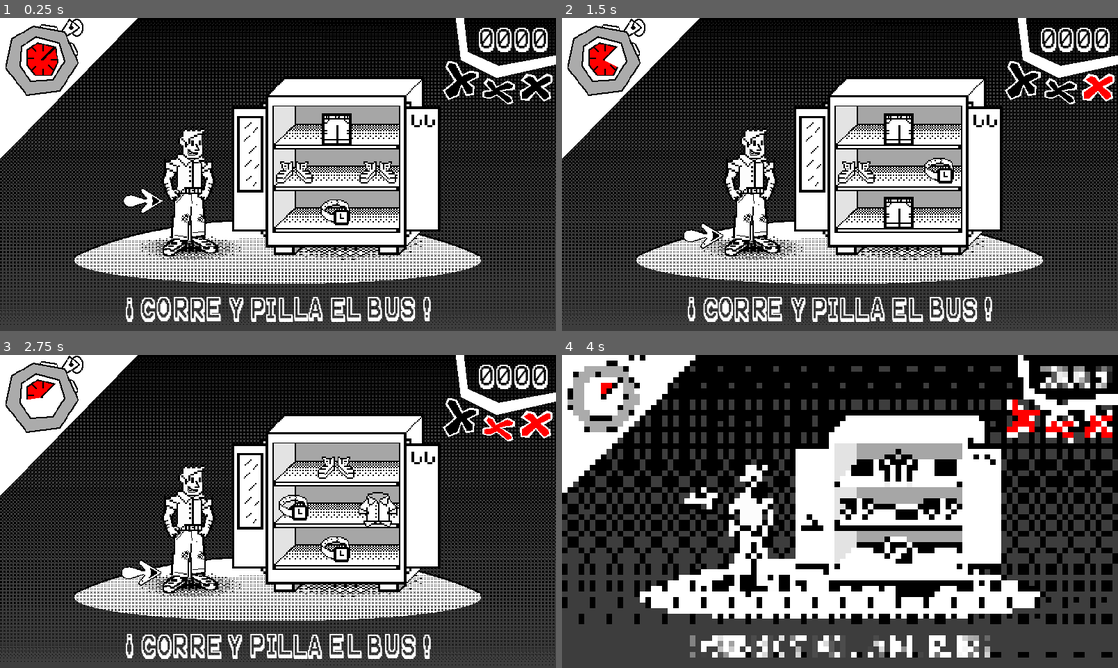
Above: before the commit, frames 1-4 (two rows, left to right).
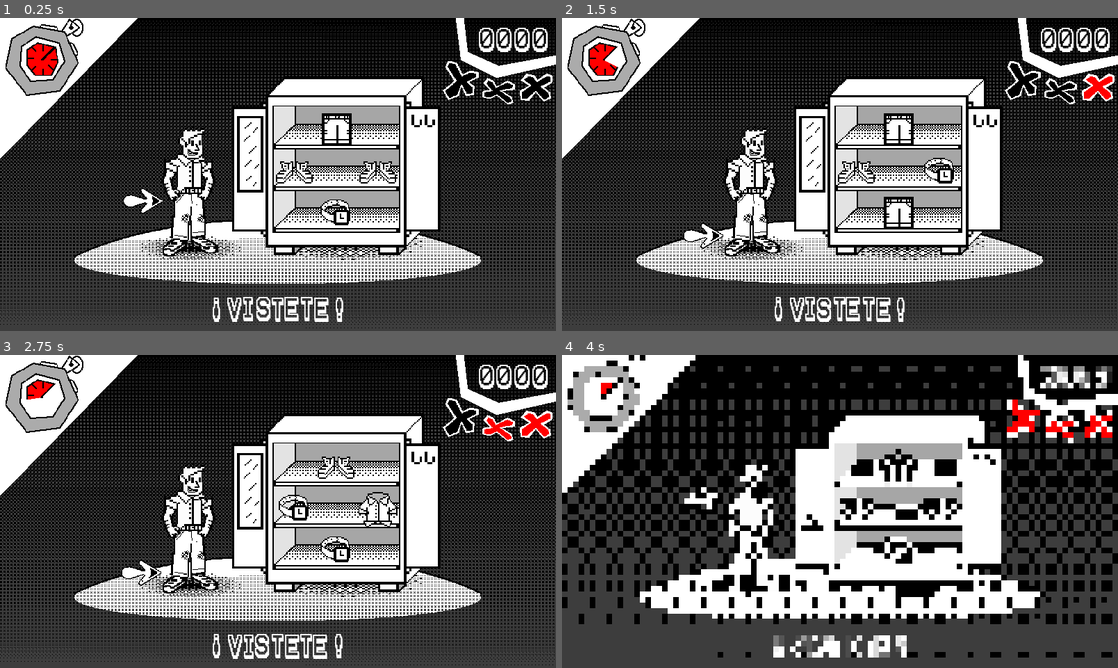
Above: after the commit, the same moments.

Repository: musiualejo/GJB24
Game: Godot game, scene res://scenes/main.tscn
Same seed, same stepped clock (60 frames per second), same inputs: the game is played once before the commit and once after it.
Inputs:
- Up to frame 1 (0.25 s): no input
- Up to frame 2 (1.5 s): hold Right (ui_right) 0.53-1.28 s; hold Down (ui_down) from 1.28 s (still down)
- Up to frame 3 (2.75 s): release Down (ui_down) at 2.03 s; hold Right (ui_right) from 2.03 s (still down)
- Up to frame 4 (4 s): release Right (ui_right) at 2.78 s; hold Up (ui_up) 2.78-3.53 s; hold Left (ui_left) from 3.53 s (still down)

The runs differ from the first frame. In frame 1, 2.3% of the frame differs, in the area x 22-78%, y 89-98%; in frame 2, 2.3%; in frame 3, 2.2%; in frame 4, 2.2%.

Commit message:
Cambiar texto de minijuego

Diff:
--- a/scripts/vestirse.gd
+++ b/scripts/vestirse.gd
@@ -9,7 +9,7 @@
 
 const NUMBER_OF_ITEMS := 4
 
-var verbo := "corre y pilla el bus"
+var verbo := "vistete"
 var chosen_frame = null
 var zone_index = null
 var zones_picked: Array[int] = []
